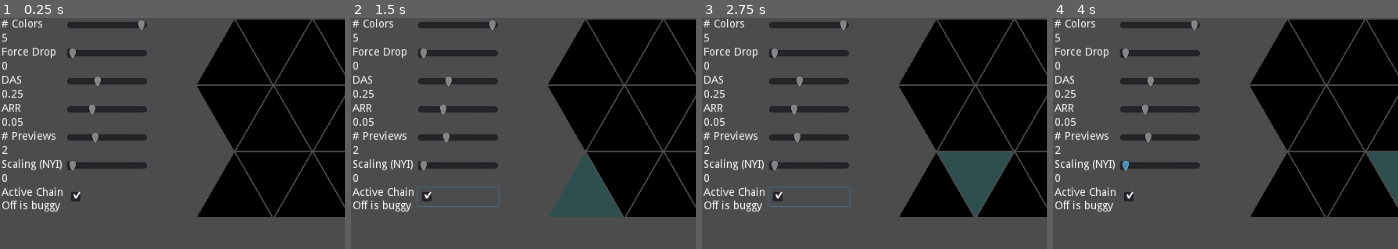
Above: before the commit, frames 1-4 (left to right).
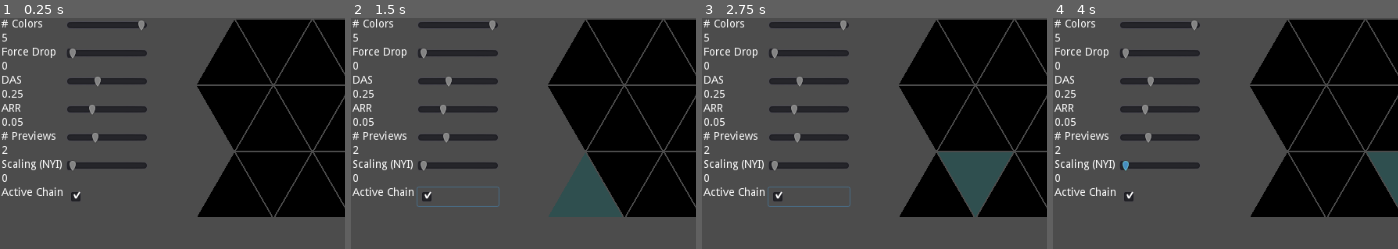
Above: after the commit, the same moments.

Repository: BoatsandJoes/tri-twist
Game: Godot game, scene res://scenes/Main.tscn
The game is run twice, just before and just after one commit, with the same random seed, the same clock (stepped at 60 frames per second) and the same inputs.
Inputs (mouse positions are % of the whole screen's width and height, from its top left):
- Up to frame 1 (0.25 s): no input
- Up to frame 2 (1.5 s): click (16, 89) at 0.5 s; tap Enter (ui_accept) at 1.25 s; move the mouse to (34, 88) at 1.27 s; hold D (right) from 1.28 s (still down); hold Keypad 6 (clockwise) from 1.28 s (still down); click (34, 88) at 1.42 s
- Up to frame 3 (2.75 s): tap Enter (ui_accept) at 1.52, 2.27 s; move the mouse to (40, 84) at 2.02 s; release D (right) at 2.03 s; release Keypad 6 (clockwise) at 2.03 s; hold Down (ui_down) from 2.03 s (still down); tap Keypad 7 (counterclockwise) at 2.1 s; click (40, 84) at 2.17 s
- Up to frame 4 (4 s): move the mouse to (45, 88) at 2.77 s; release Down (ui_down) at 2.78 s; hold D (right) 2.78-3.53 s; hold Keypad 6 (clockwise) 2.78-3.53 s; click (45, 88) at 2.92 s; move the mouse to (51, 84) at 3.52 s; hold Up (ui_up) from 3.53 s (still down); tap Keypad 7 (counterclockwise) at 3.6 s; click (51, 84) at 3.67 s; tap Enter (ui_accept) at 3.77 s
The pictures show only the part of the screen within x 0-50%, y 50-100%; the shares and areas given below are measured in that part.

The runs differ from the first frame. In frame 1, 0.3% of the frame differs, in the area x 0-18%, y 78-84%; in frame 2, 0.3%; in frame 3, 0.3%; in frame 4, 0.3%.

Commit message:
Sequential chaining mode for Zen mode (in the future, tower pieces toppling will not end your chain, only pieces you drop).

Diff:
--- a/scenes/GameGrid.gd
+++ b/scenes/GameGrid.gd
@@ -29,7 +29,9 @@
 func toggle_chain_mode(active):
 	for row in grid:
 		for cell in row:
-			cell.get_node("ClearTimer").paused = !active
+			cell.activeChainMode = active
+			if !active:
+				cell.get_node("ClearTimer").stop()
 
 func set_gravity(value):
 	for row in grid:
--- a/scenes/Main.tscn
+++ b/scenes/Main.tscn
@@ -121,9 +121,8 @@
 [node name="ChainMode" type="Label" parent="MarginContainer/HBoxContainer/Labels"]
 margin_top = 288.0
 margin_right = 79.0
-margin_bottom = 319.0
-text = "Active Chain
-Off is buggy"
+margin_bottom = 302.0
+text = "Active Chain"
 
 [node name="Sliders" type="VBoxContainer" parent="MarginContainer/HBoxContainer"]
 margin_left = 83.0
--- a/scenes/TriangleCell.gd
+++ b/scenes/TriangleCell.gd
@@ -21,6 +21,8 @@
 var tumbleDirection: int
 var clearDelay = 1.5
 var clearScaling = 0.0
+var activeChainMode = true
+var isMarkedForInactiveClear = false
 
 # Called when the node enters the scene tree for the first time.
 func _ready():
@@ -156,6 +158,8 @@
 				rightNeighbor.rowIndex, rightNeighbor.columnIndex, Direction.RIGHT)
 			if neighborsNeighbor != null && neighborsNeighbor.is_empty():
 				rightNeighbor.enter_falling_state(Direction.RIGHT)
+	if !is_marked_for_clear() && !is_falling() && !activeChainMode:
+		get_parent().set_off_chains()
 
 func update_colors_visually():
 	if cellFocused:
@@ -185,9 +189,10 @@
 	$ClearTimer.wait_time = clearDelay
 	tumbleDirection = Direction.VERTICAL
 	$GravityTimer.stop()
-	if (edge == Direction.VERTICAL_POINT && (!is_marked_for_clear() || $ClearTimer.paused)):
+	if (edge == Direction.VERTICAL_POINT):
 		# Immediately blank tile.
 		set_colors(colors.size() - 1, colors.size() - 1, colors.size() - 1)
+		isMarkedForInactiveClear = false
 		# Check to see if any neighbors should enter falling state.
 		if !pointFacingUp:
 			# Primarily, we have to check above.
@@ -251,8 +256,11 @@
 		# Set particle color XXX else block to handle split color case
 		if !is_marked_for_clear():
 			$CPUParticles2D.color = highlightColors[particleColor]
-		# set a timer to actually clear the cell, or restart it
-		$ClearTimer.start()
+		if activeChainMode:
+			# set a timer to actually clear the cell, or restart it
+			$ClearTimer.start()
+		else:
+			isMarkedForInactiveClear = true
 
 # find neighbors that match with this cell, and mark both for clear.
 func check_for_clear(alreadyCheckedCoordinates: Array):
@@ -298,7 +306,7 @@
 	return !$GravityTimer.is_stopped()
 
 func is_marked_for_clear() -> bool:
-	return !$ClearTimer.is_stopped()
+	return !$ClearTimer.is_stopped() || (isMarkedForInactiveClear && !activeChainMode)
 
 func get_next_move_if_this_were_you(theoryTumbleDirection) -> Array:
 	if theoryTumbleDirection == Direction.VERTICAL_POINT:
